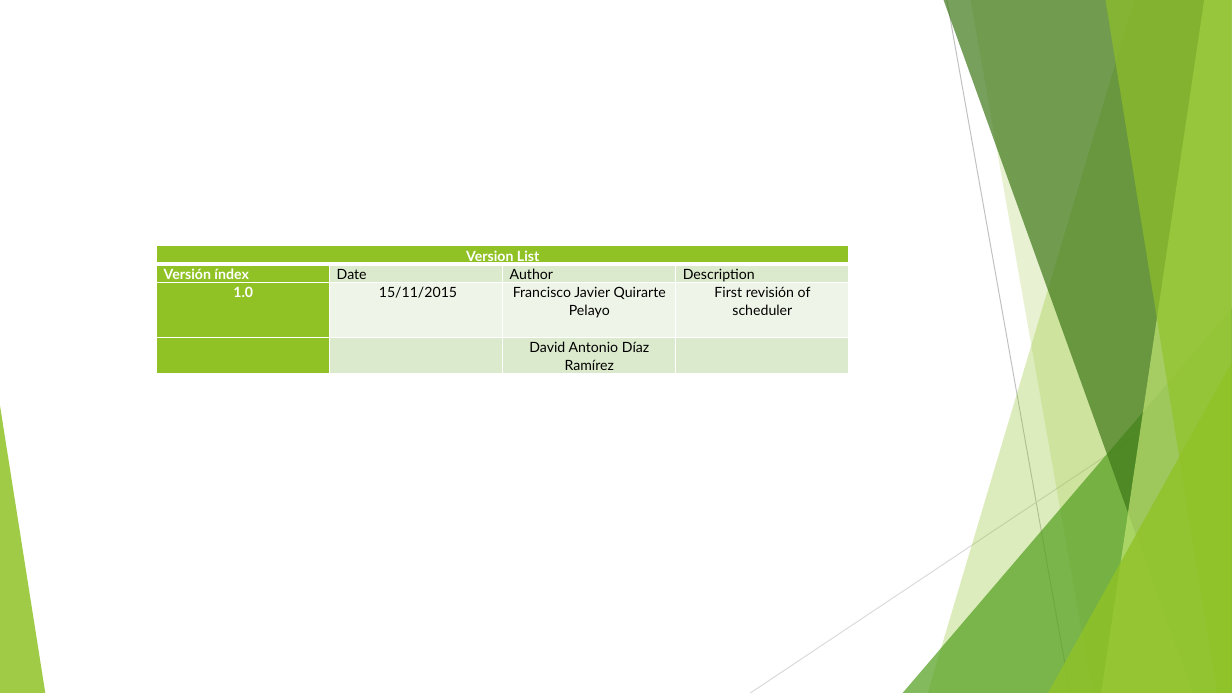
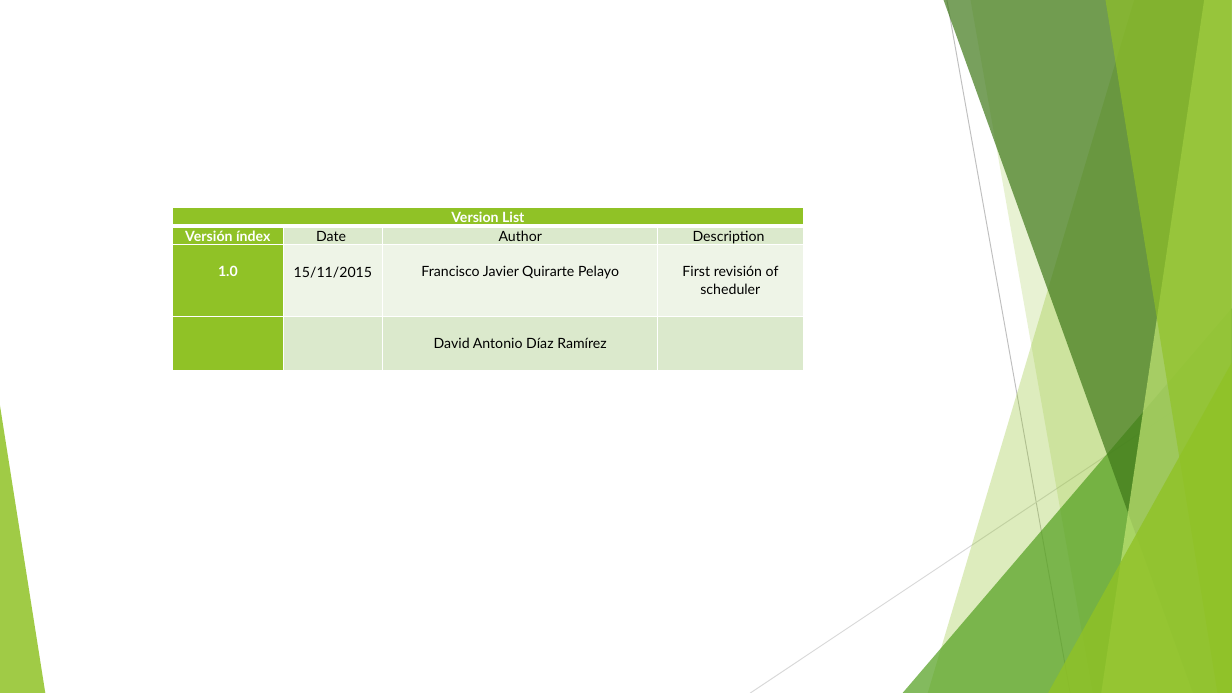
Before and after one commit to DavidDiaz0099/scheduler, a slide deck: slide 2 of Scheduler Module.pptx. Drawn at 1232x693 pixels with LibreOffice and Linux fonts; fonts in the diff are those of the drawing. Boxes give left, top, right and bottom in pixels: in the first picture for what was removed or moved away, otherwise in the second. Text is boxed around its words. In the diff, an @@ line names an element or a change of style, - is before the commit and + after.

```diff
--- a/Scheduler Module.pptx
+++ b/Scheduler Module.pptx
@@ table at box(173, 208, 802, 370) @@
@@ alignment left to centre @@
@@ table: place and size @@
-table at box(157, 246, 848, 378)
+table at box(173, 208, 802, 370)
```
Also in this commit, not shown: 5 other slides changed, 7 slides added, 1 other file.
